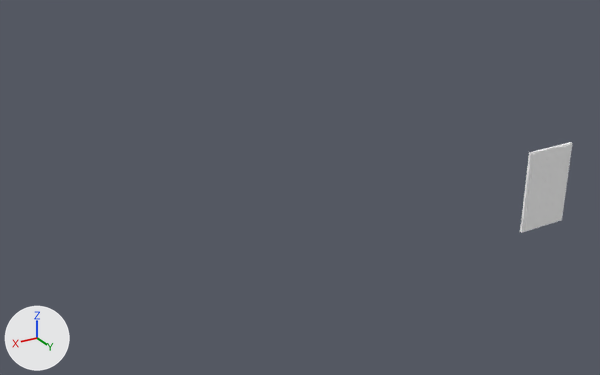
What one commit did to the FBX model Assets/Prefabs/VelroWallP5.2.FBX.
Camera for both pictures: a 50 mm lens placed at (-47.1, 149.2, 155.8), pointed at (-97.2, 65.6, 114.0). Every picture has the same lights, and +X, +Y and +Z are marked at lower left.

The scene before the commit, as lines of its bpy script (objects in view):
```python
me_mesh = bpy.data.meshes.new('Mesh')
me_mesh.from_pydata(...)  # a box spanning x -15.0..13.0, y -100.0..100.0, z -4.0..401.0
me_mesh.materials.append(mat_02___default)  # white #ffffff
me_mesh_001 = bpy.data.meshes.new('Mesh.001')
me_mesh_001.from_pydata(...)  # 1922 vertices, 3840 faces; spans x -31.0..8.0, y -89.0..89.0, z 0.0..395.0
me_mesh_001.materials.append(mat_02___default)  # white #ffffff
ob_box420 = bpy.data.objects.new('Box420', me_mesh_001)
ob_box420.parent = ob_velcrowall001
ob_box420.location = (0.00146, 0.000977, 0.0)
ob_box420.scale = (0.831, 1.0, 1.0)
ob_box421 = bpy.data.objects.new('Box421', me_mesh)
ob_box421.parent = ob_velcrowall001
ob_box421.location = (0.00146, 0.000977, 0.0)
```
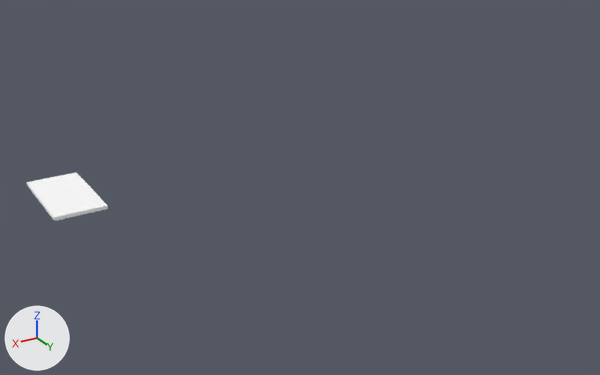
Pixel boxes [x1, y1, x2, y2] of what changed, in the pictures (600 x 375 px):
'Box421', moved: before [520, 142, 572, 233]; after [27, 172, 108, 221]
'Box420', moved (not visible afterwards): before [524, 145, 570, 232]

What changed in the scene script:
```text
Change ob_box420:
    ob_box420.parent: ob_velcrowall001 -> ob_velcrowall003
Change ob_box421:
    ob_box421.parent: ob_velcrowall001 -> ob_velcrowall003
Add ob_velcrowall003:
    ob_velcrowall003 = bpy.data.objects.new('VelcroWall003', None)
    ob_velcrowall003.location = (-66.65, 65.27, 121.6)
    ob_velcrowall003.rotation_euler = (-1.571, -1.571, 0.0)  # degrees (-90, -90, 0)
    ob_velcrowall003.scale = (0.0127, 0.0266, 0.025)
```
